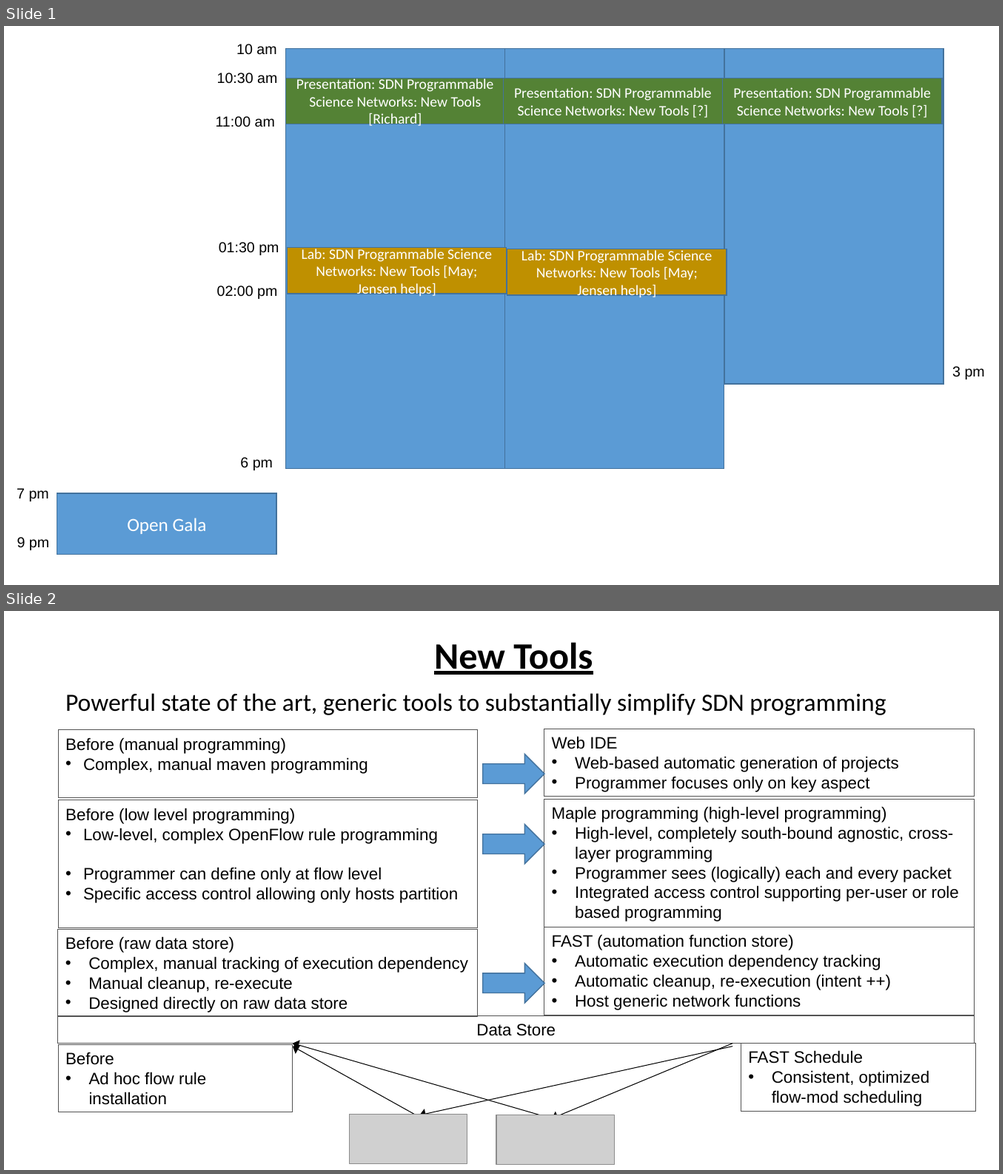
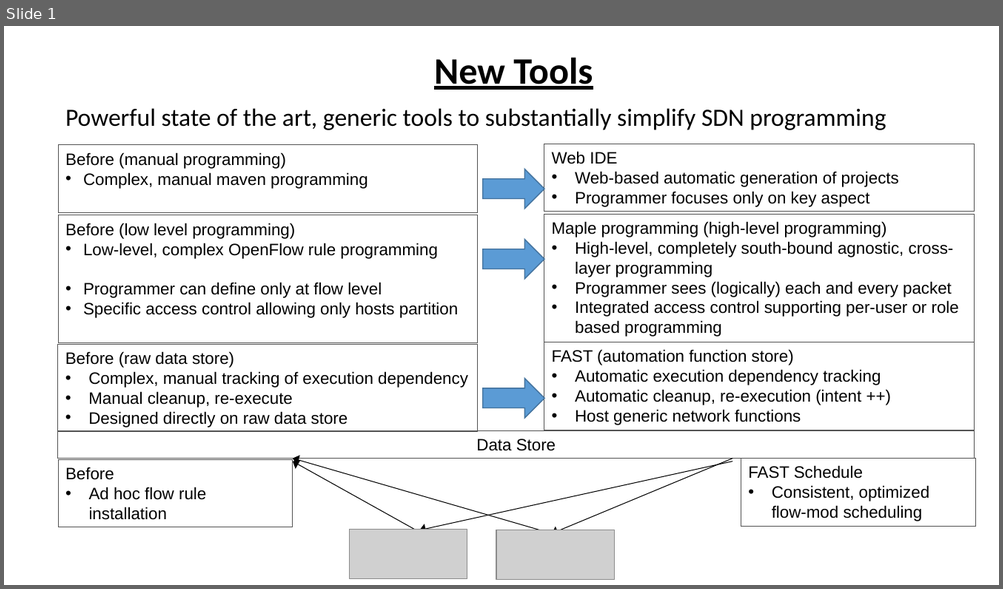
Before and after one commit to snlab/sc16, a slide deck: slides/sdn-prog-lab.pptx. Shown one above the other, each under a label of ours: slides 1 and 2 before the commit, slide 1 after it. The pictures are 1003x1174 and 1003x589 pixels, drawn with LibreOffice and Linux fonts; fonts in the diff are those of the drawing; grey boxes stand for pictures. Boxes give left, top, right and bottom in pixels: in the first picture for what was removed or moved away, otherwise in the second. Text is boxed around its words. In the diff, an @@ line names an element or a change of style, - is before the commit and + after.

```diff
--- a/slides/sdn-prog-lab.pptx
+++ b/slides/sdn-prog-lab.pptx
@@ slide 1 removed at (4, 26, 999, 585), background #FFFFFF @@
@@ text removed at (236, 44, 276, 55) @@
-10 am
@@ rectangle removed at (285, 48, 505, 469) @@
@@ rectangle removed at (505, 48, 724, 469) @@
@@ rectangle removed at (724, 48, 943, 384) @@
@@ text removed at (217, 73, 277, 84) @@
-10:30 am
@@ rectangle removed at (285, 79, 505, 124) @@
-Presentation: SDN Programmable Science Networks: New Tools [Richard]
@@ rectangle removed at (504, 79, 723, 124) @@
-Presentation: SDN Programmable Science Networks: New Tools [?]
@@ rectangle removed at (723, 79, 942, 124) @@
-Presentation: SDN Programmable Science Networks: New Tools [?]
@@ text removed at (216, 116, 275, 127) @@
-11:00 am
@@ text removed at (219, 242, 279, 255) @@
-01:30 pm
@@ rectangle removed at (287, 247, 506, 294) @@
-Lab: SDN Programmable Science Networks: New Tools [May; Jensen helps]
@@ rectangle removed at (507, 249, 726, 295) @@
-Lab: SDN Programmable Science Networks: New Tools [May; Jensen helps]
@@ text removed at (217, 286, 277, 299) @@
-02:00 pm
@@ text removed at (952, 366, 984, 380) @@
-3 pm
@@ text removed at (240, 457, 273, 471) @@
-6 pm
@@ text removed at (17, 488, 49, 502) @@
-7 pm
@@ rectangle removed at (57, 494, 276, 555) @@
-Open Gala
@@ text removed at (17, 537, 49, 551) @@
-9 pm
@@ what was slide 2 is now slide 1 @@
```
Also in this commit, not shown: 1 other file.
